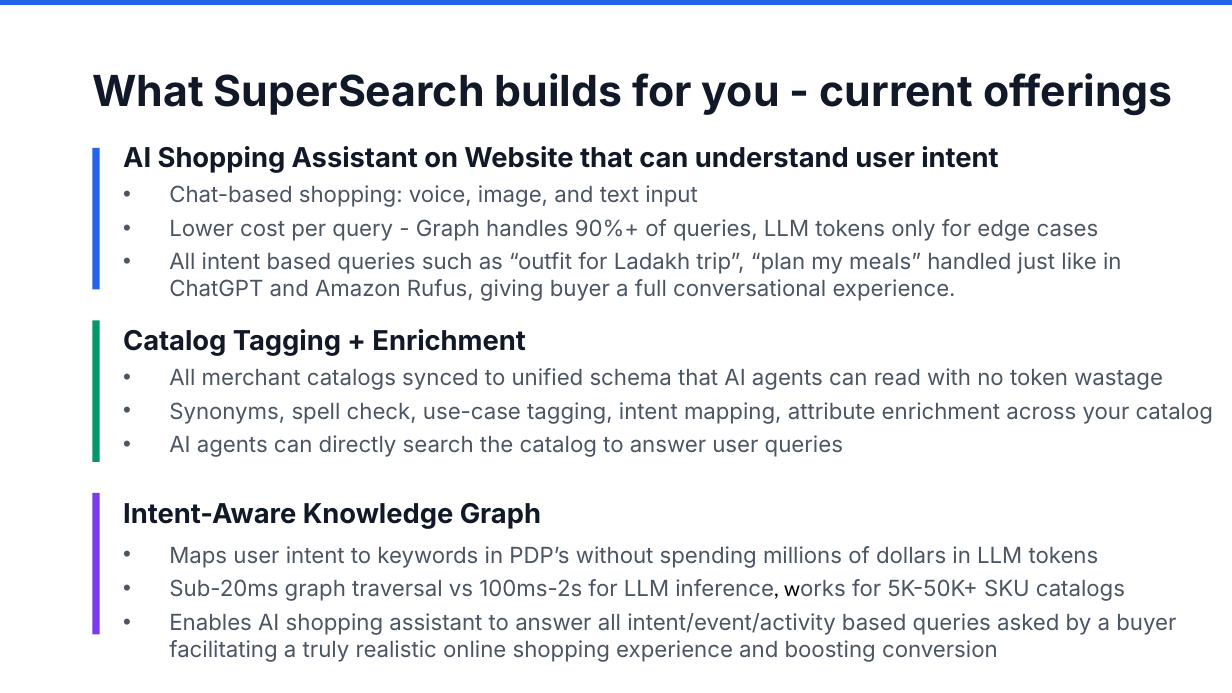
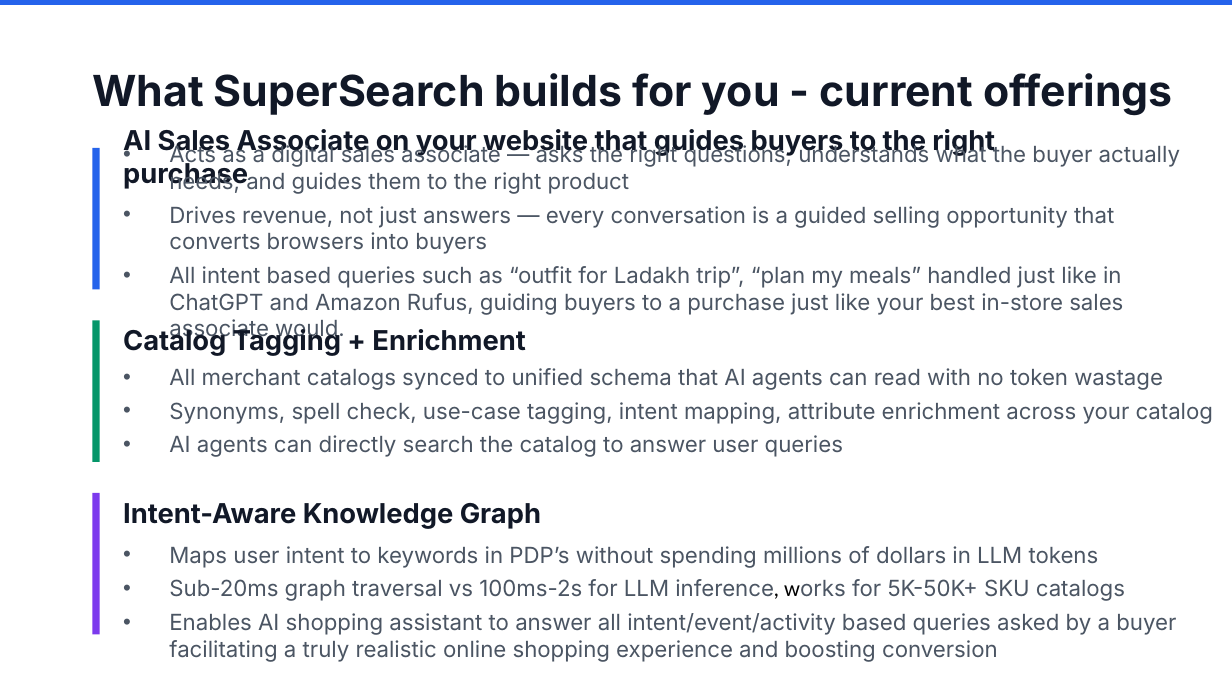
Before and after one commit to aantrikshhh/supersearch-ppt-templates, a slide deck: slide 8 of _base_template.pptx. Drawn at 1232x693 pixels with LibreOffice and Linux fonts; fonts in the diff are those of the drawing. Boxes give left, top, right and bottom in pixels: in the first picture for what was removed or moved away, otherwise in the second. Text is boxed around its words. In the diff, an @@ line names an element or a change of style, - is before the commit and + after.

```diff
--- a/_base_template.pptx
+++ b/_base_template.pptx
@@ text at box(123, 129, 995, 189): text changed @@
-AI Shopping Assistant on Website that can understand user intent
+AI Sales Associate on your website that guides buyers to the right purchase
@@ text at box(169, 143, 1180, 342): text changed @@
-• Chat-based shopping: voice, image, and text input
-• Lower cost per query - Graph handles 90%+ of queries, LLM tokens only for edge cases
-• All intent based queries such as “outfit for Ladakh trip”, “plan my meals” handled just like in ChatGPT and Amazon Rufus, giving buyer a full conversational experience.
+• Acts as a digital sales associate — asks the right questions, understands what the buyer actually needs, and guides them to the right product
+• Drives revenue, not just answers — every conversation is a guided selling opportunity that converts browsers into buyers
+• All intent based queries such as “outfit for Ladakh trip”, “plan my meals” handled just like in ChatGPT and Amazon Rufus, guiding buyers to a purchase just like your best in-store sales associate would.
```
Also in this commit, not shown: 2 other slides changed, 6 other files.
